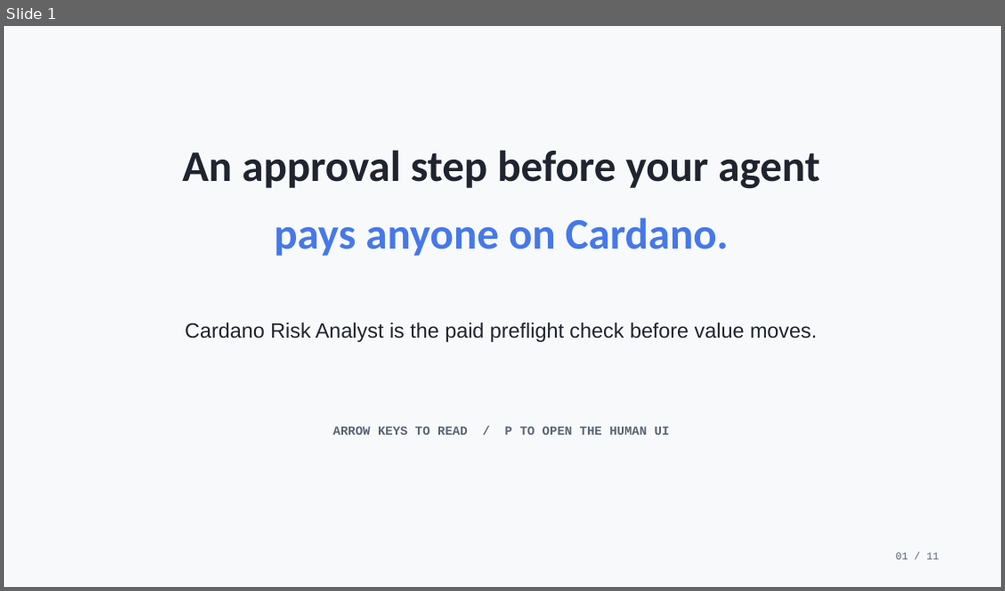
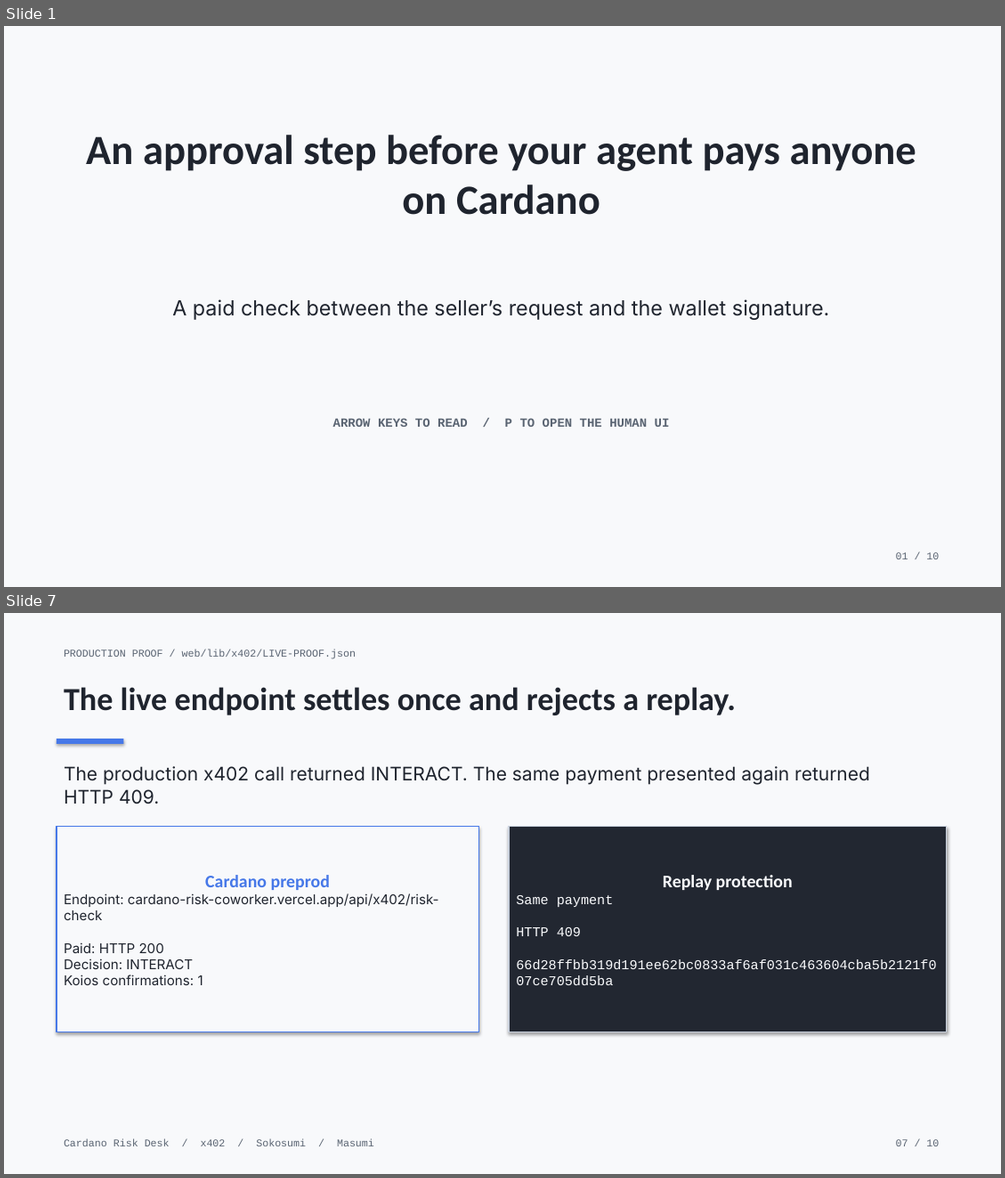
Before and after one commit to pieakshat/cardano-risk-coworker, a slide deck: deck/cardano-risk-analyst.pptx. Shown one above the other, each under a label of ours: slide 1 before the commit, slides 1 and 7 after it; the slides between them are not shown. The pictures are 1005x591 and 1005x1178 pixels, drawn with LibreOffice and Linux fonts; fonts in the diff are those of the drawing. Boxes give left, top, right and bottom in pixels: in the first picture for what was removed or moved away, otherwise in the second. Text is boxed around its words. In the diff, an @@ line names an element or a change of style, - is before the commit and + after.

Commit message:
Rewrite Cardano risk pitch deck

```diff
--- a/deck/cardano-risk-analyst.pptx
+++ b/deck/cardano-risk-analyst.pptx
@@ slide 7 added at [4,613,1001,1174], background #F8F9FB @@
@@ text added at [64,649,356,659], 10 pt, text #5A6472 @@
+PRODUCTION PROOF / web/lib/x402/LIVE-PROOF.json
@@ text added at [64,687,736,715], 31 pt, text #1F242E, bold @@
+The live endpoint settles once and rejects a replay.
@@ rectangle added at [57,738,123,744], fill #4678E8 @@
@@ text added at [64,766,870,803], 18 pt, text #1F242E @@
+The production x402 call returned INTERACT. The same payment presented again returned HTTP 409.
@@ rectangle added at [57,826,479,1032], fill #F8F9FB, outline #4678E8 1.2 pt, 13 pt, text #1F242E @@
+Cardano preprod
+Endpoint: cardano-risk-coworker.vercel.app/api/x402/risk-check
+Paid: HTTP 200
+Decision: INTERACT
+Koios confirmations: 1
@@ rectangle added at [509,826,947,1032], fill #222731, outline #C9D1DD 1.2 pt, 13 pt, text #F8F9FB @@
+Replay protection
+Same payment
+HTTP 409
+66d28ffbb319d191ee62bc0833af6af031c463604cba5b2121f007ce705dd5ba
@@ text added at [64,1139,374,1146], 10 pt, text #5A6472 @@
+Cardano Risk Desk / x402 / Sokosumi / Masumi
@@ text added at [896,1139,938,1146], 10 pt, text #5A6472 @@
+07 / 10
@@ slide 1 changed as well @@
@@ text at [86,135,916,215]: text changed; size 42 to 40 pt @@
-An approval step before your agent
+An approval step before your agent pays anyone on Cardano
@@ text at [172,299,829,320]: text changed; size 42 to 20 pt; font Calibri to Inter; text colour #4678E8 to #1F242E; bold off @@
-pays anyone on Cardano.
+A paid check between the seller’s request and the wallet signature.
@@ text removed at [185,322,817,342] @@
-Cardano Risk Analyst is the paid preflight check before value moves.
@@ text "ARROW KEYS TO READ / ...": place and size @@
-text "ARROW KEYS TO READ / ..." at [333,426,670,435]
+text "ARROW KEYS TO READ / ..." at [333,418,670,426]
@@ text removed at [896,552,938,559] @@
-01 / 11
@@ text added at [896,552,938,559], 10 pt, text #5A6472 @@
+01 / 10
```
Also in this commit, not shown: 8 other slides added, 10 slides removed, 4 other files.
